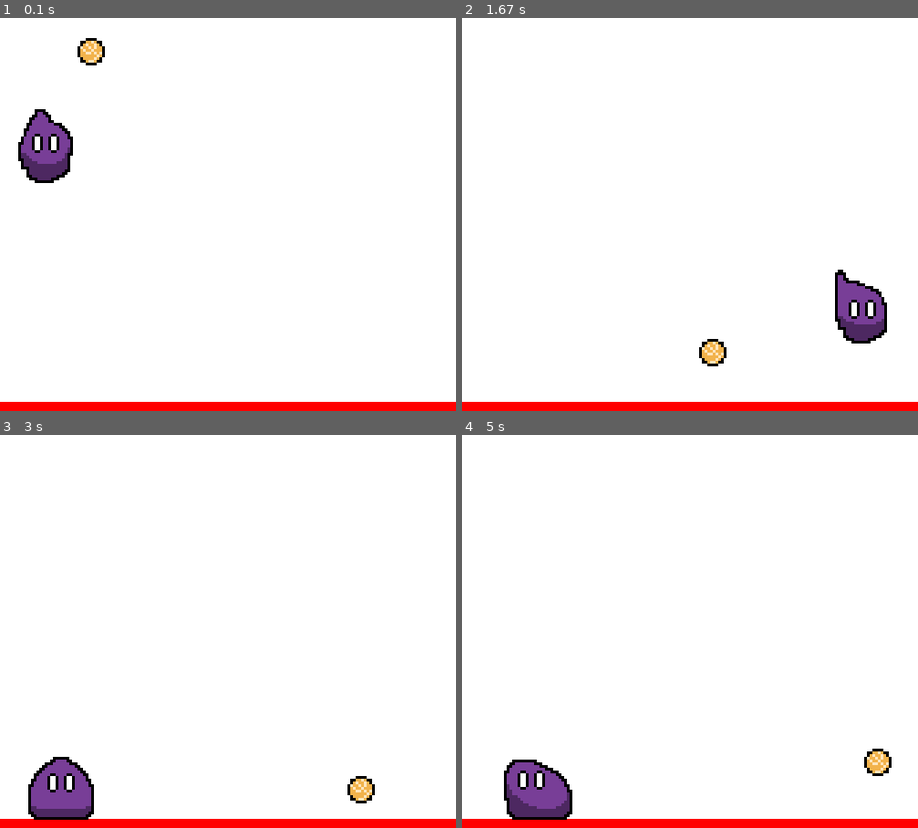
Above: before the commit, frames 1-4 (two rows, left to right).
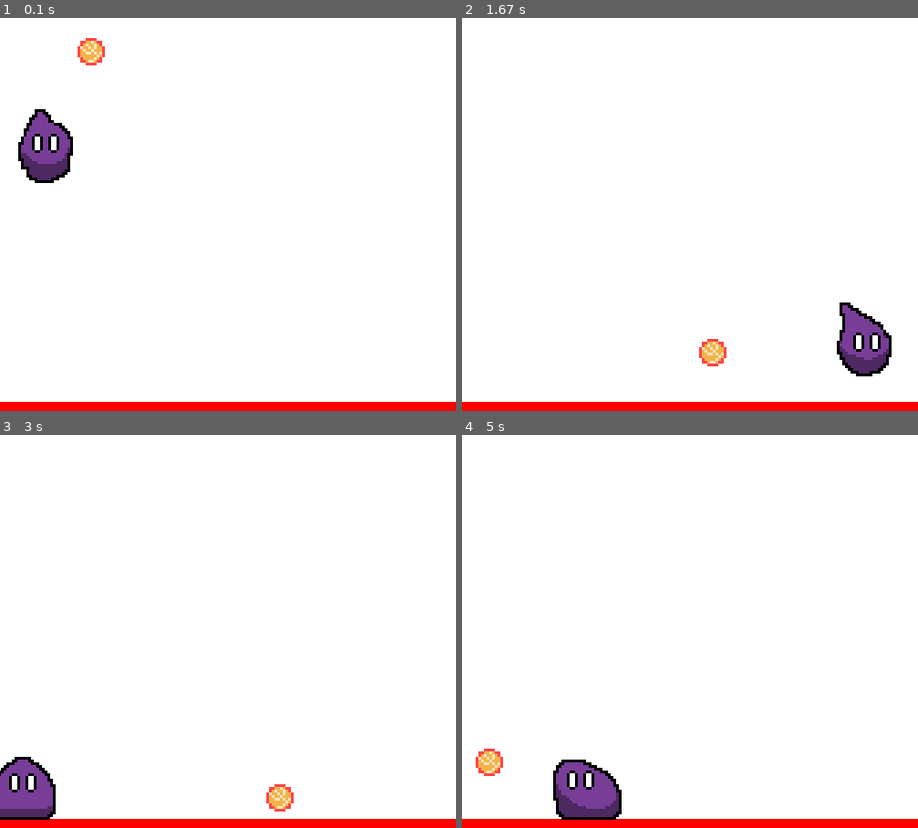
Above: after the commit, the same moments.

Repository: binnev/pygame_sandbox
Game: pygame game, started from platformer/__main__.py
The game is run twice, just before and just after one commit, with the same random seed, the same clock (stepped at 60 frames per second) and the same inputs.
Inputs:
- Up to frame 1 (0.1 s): no input
- Up to frame 2 (1.67 s): hold Right 0.33-0.8 s; hold Up 0.83-1.13 s; hold Right 1.17-1.63 s
- Up to frame 3 (3 s): hold Left 1.67-2.2 s; hold Down 2.23-2.53 s; hold Left 2.57-2.97 s
- Up to frame 4 (5 s): hold Up 3-3.37 s; hold Right 3.4-4.03 s; hold Down 4.07-4.43 s; hold Left 4.47-4.93 s; hold Right from 4.97 s (still down)

The runs differ from the first frame. In frame 1, 0.1% of the frame differs, in the area x 17-23%, y 5-13%; in frame 2, 2.4%; in frame 3, 3.1%; in frame 4, 3.9%, in the area x 3-95%, y 79-98%.

Commit message:
Implemented a basic recolor function. The aim is to use it for colour substituting sprites. Needs a lot of work before it's useful though.

Diff:
--- a/platformer/objects.py
+++ b/platformer/objects.py
@@ -6,7 +6,7 @@
 from platformer import states
 from platformer.conf import SCREEN_WIDTH, SCREEN_HEIGHT, Keys
 from platformer.sprites import SpriteGroup, PROJECTILE_SPRITES, BLOB_SPRITES, BALL_SPRITES
-from platformer.utils import sign
+from platformer.utils import sign, recolor
 
 Point = namedtuple("Point", ["x", "y"])
 
@@ -399,7 +399,7 @@
     @property
     def friction(self):
         if self.state in (states.JUMPSQUAT, states.SQUAT):
-            return 0.01
+            return -.05
         else:
             return self._friction
 
@@ -632,7 +632,7 @@
     fastfall_multiplier = 2.5
     aerial_jumps = 3
     jump_power = 20
-    jumpsquat_frames = 10
+    jumpsquat_frames = 4
     _friction = 0.3
     air_resistance = 0.05
     crouch_height_multiplier = .7
@@ -701,12 +701,12 @@
     height = 50
     sprites = BALL_SPRITES
     image = sprites["default"].get_frame(0)
-
+    image = recolor(image, (0, 0, 0, 255), (255, 69, 69, 255))
     BOUNCINESS = 3
     GRAVITY = .5
     AIR_RESISTANCE = 0.01
 
-    def __init__(self, x, y, groups=[]):
+    def __init__(self, x, y, groups=[], color=None):
         super().__init__(x, y, self.width, self.height, groups=groups)
 
     def update(self, keys):
--- a/platformer/utils.py
+++ b/platformer/utils.py
@@ -1,3 +1,18 @@
+import pygame
+
+
 def sign(number):
     # todo: this will not work correctly for zero...
     return 1 if number > 0 else -1
+
+def recolor(surface, old_color, new_color):
+    old_color = pygame.Color(*old_color)
+    new_color = pygame.Color(*new_color)
+    """Fill all pixels of the surface with color, preserve transparency."""
+    w, h = surface.get_size()
+    for x in range(w):
+        for y in range(h):
+            pixel = surface.get_at((x, y))
+            if pixel == old_color:
+                surface.set_at((x, y), pygame.Color(*new_color))
+    return surface
